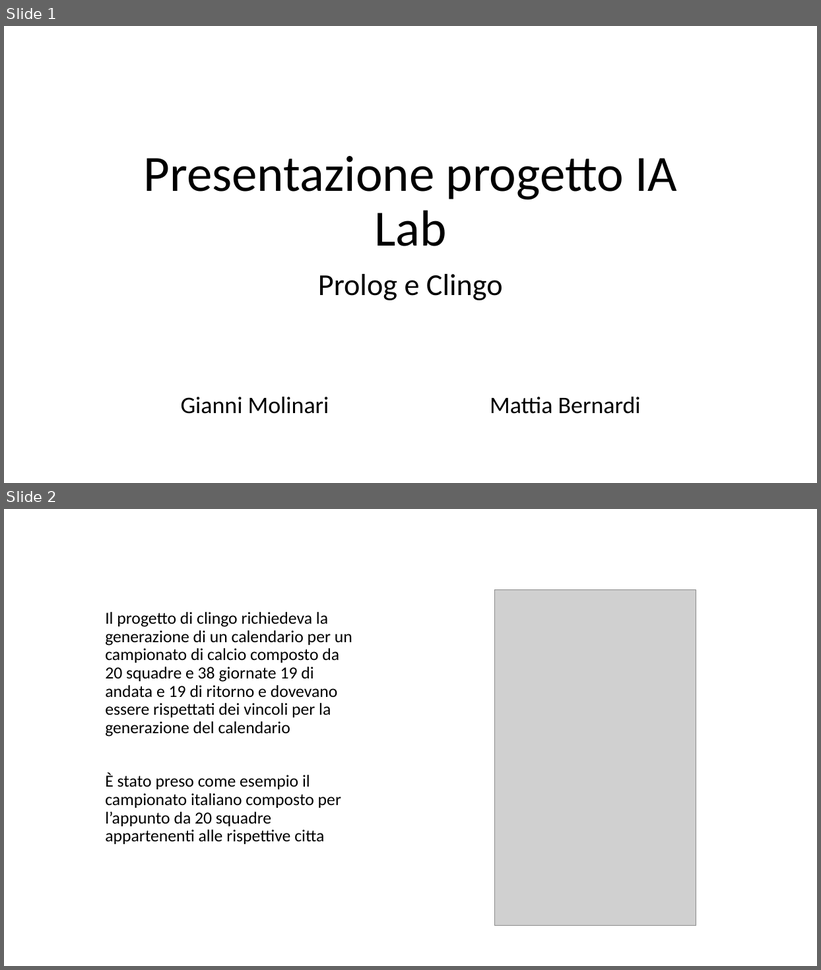
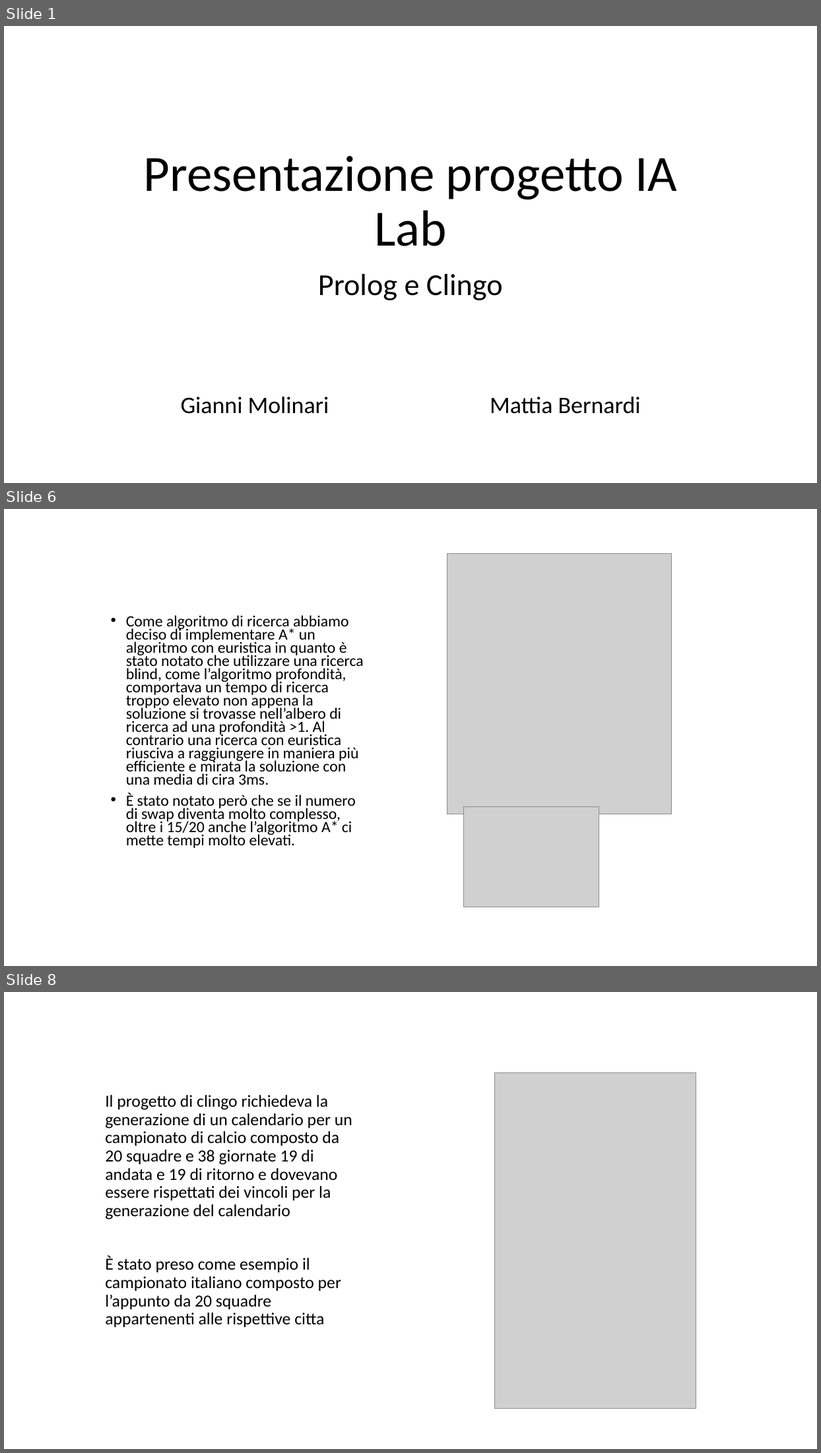
Before and after one commit to giargiapower/prolog-clingo-clips-soar, a slide deck: Presentazioni/Presentazione_Pozzato.pptx. Shown one above the other, each under a label of ours: slides 1 and 2 before the commit, slides 1, 6 and 8 after it; the slides between them are not shown. The pictures are 821x970 and 821x1453 pixels, drawn with LibreOffice and Linux fonts; fonts in the diff are those of the drawing; grey boxes stand for pictures. Boxes give left, top, right and bottom in pixels: in the first picture for what was removed or moved away, otherwise in the second. Text is boxed around its words. In the diff, an @@ line names an element or a change of style, - is before the commit and + after.

```diff
--- a/Presentazioni/Presentazione_Pozzato.pptx
+++ b/Presentazioni/Presentazione_Pozzato.pptx
@@ slide 6 added at (4,509,817,966), background #FFFFFF @@
@@ picture added at (448,553,672,814) @@
@@ text added at (126,615,364,848), 18.5 pt, text #000000 @@
+• Come algoritmo di ricerca abbiamo deciso di implementare A* un algoritmo con euristica in quanto è stato notato che utilizzare una ricerca blind, come l’algoritmo profondità, comportava un tempo di ricerca troppo elevato non appena la soluzione si trovasse nell’albero di ricerca ad una profondità >1. Al contrario una ricerca con euristica riusciva a raggiungere in maniera più efficiente e mirata la soluzione con una media di cira 3ms.
+• È stato notato però che se il numero di swap diventa molto complesso, oltre i 15/20 anche l’algoritmo A* ci mette tempi molto elevati.
@@ picture added at (464,807,599,908) @@
@@ what was slide 2 is now slide 8 @@
```
Also in this commit, not shown: 5 other slides added.
